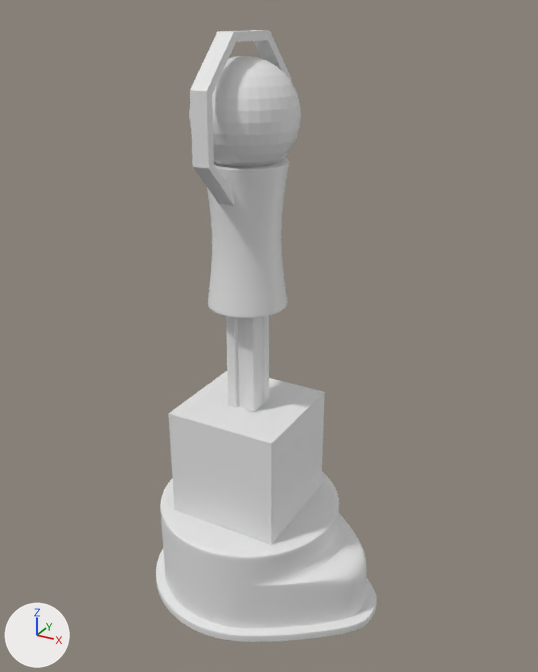
Two versions of the Blender file Assets/Models/bob full wip.blend, one commit apart.
One viewpoint serves both versions: a 50 mm camera at (8.81, -14.91, 13.79) aimed at (0.54, 0.13, 6.27). The lights are fixed; the arrows at lower left show +X, +Y and +Z.
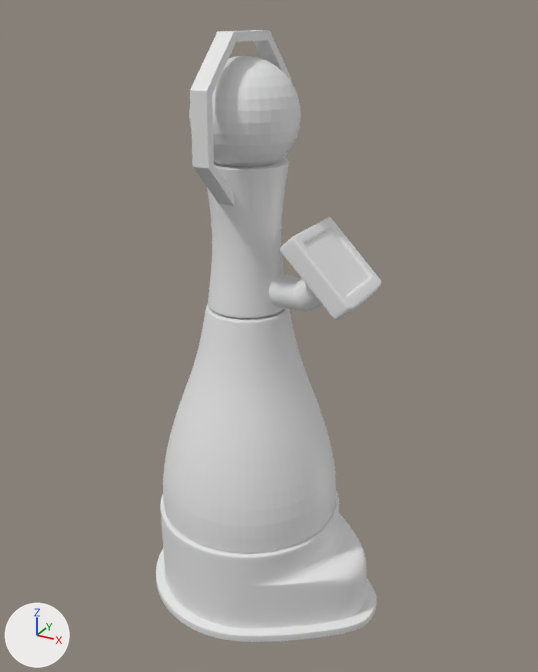
Patch to the scene script:
```diff
--- a/Assets/Models/bob full wip.blend.py
+++ b/Assets/Models/bob full wip.blend.py
@@ me_cylinder @@
+me_cylinder.from_pydata(...)  # 96 vertices, 66 faces; spans x -1.87..1.0, y -1.0..1.0, z -1.0..3.37
@@ me_cube @@
+me_cube.from_pydata(...)  # 1442 vertices, 1440 faces; spans x -1.0..1.08, y -1.0..1.0, z -1.0..1.0
@@ me_cylinder_004 @@
+me_cylinder_004.from_pydata(...)  # 384 vertices, 354 faces; spans x -1.0..1.0, y -1.0..1.0, z -0.89..1.03
@@ ob_cube_001 @@
-ob_cube_001 = bpy.data.objects.new('Cube.001', me_cube_002)
-ob_cube_001.location = (0.0, 0.0, 5.72)
-ob_cube_001.scale = (0.4, 0.4, 1.45)
-_m = ob_cube_001.modifiers.new('Bevel', 'BEVEL')
-_m.limit_method = 'NONE'
-_m.spread = 0.0
@@ ob_cube @@
-ob_cube = bpy.data.objects.new('Cube', me_cube_001)
-ob_cube.location = (0.0, 0.0, 2.8)
-ob_cube.scale = (1.5, 1.5, 1.5)
@@ ob_cylinder_003 @@
+ob_cylinder_003 = bpy.data.objects.new('Cylinder.003', me_cylinder)
+ob_cylinder_003.location = (1.19, 0.0, 7.59)
+ob_cylinder_003.rotation_euler = (0.0, 1.571, 0.0)  # degrees (0, 90, 0)
+ob_cylinder_003.scale = (0.4, 0.4, 0.4)
@@ ob_cube_002 @@
+ob_cube_002 = bpy.data.objects.new('Cube.002', me_cube)
+ob_cube_002.location = (2.25, 0.0, 8.41)
+ob_cube_002.rotation_euler = (0.0, 0.785, 0.0)  # degrees (0, 45, 0)
+ob_cube_002.scale = (1.0, 1.0, 0.25)
@@ ob_cylinder_004 @@
+ob_cylinder_004 = bpy.data.objects.new('Cylinder.004', me_cylinder_004)
+ob_cylinder_004.location = (0.0, 0.0, 3.96)
+ob_cylinder_004.scale = (2.4, 2.4, 3.0)
+_m = ob_cylinder_004.modifiers.new('Subsurf', 'SUBSURF')
+_m.render_levels = 1
```

Boxes (x1, y1, x2, y2) around the edits, measured in the pictures (538 x 672 px):
'Cylinder.004', added
    after: (163, 304, 336, 553)
'Cube', deleted
    before: (169, 371, 325, 545)
'Cube.002', added
    after: (279, 217, 382, 320)
'Cube.001', deleted
    before: (226, 316, 269, 412)
'Cylinder.003', added
    after: (269, 274, 322, 312)
